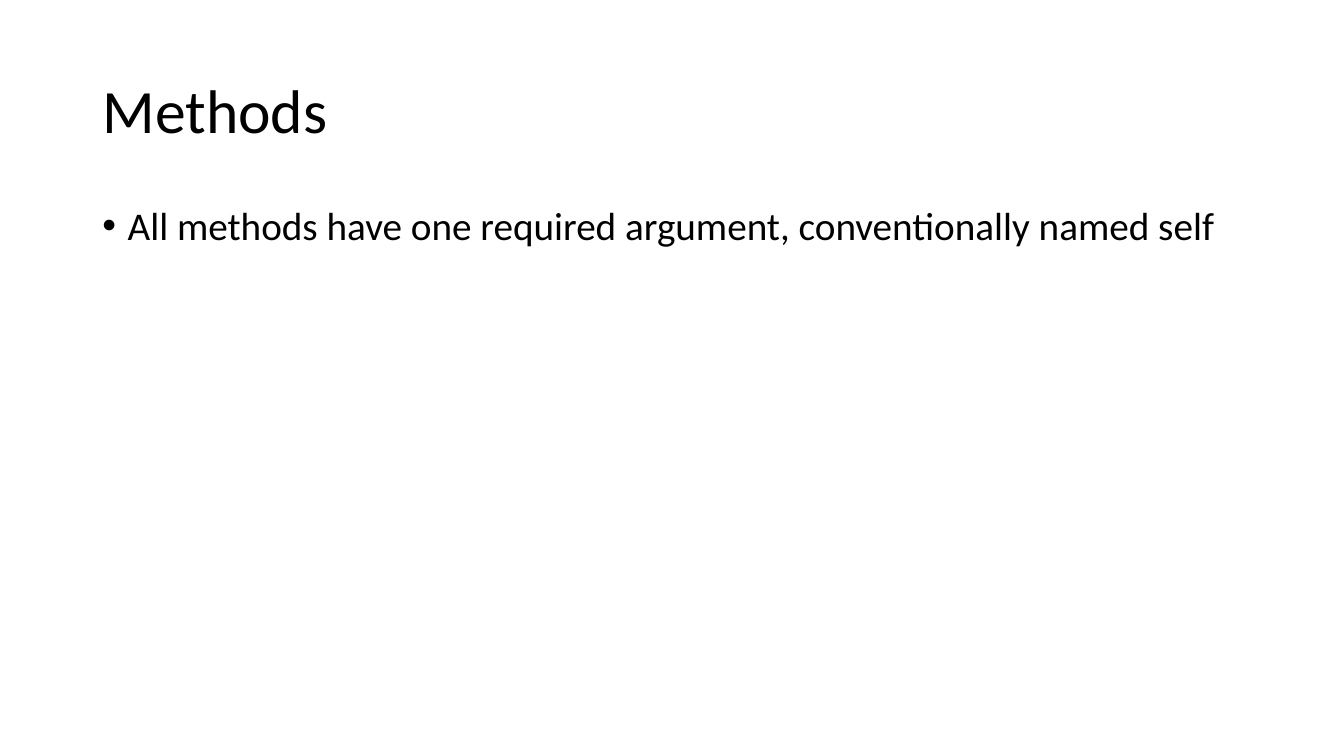
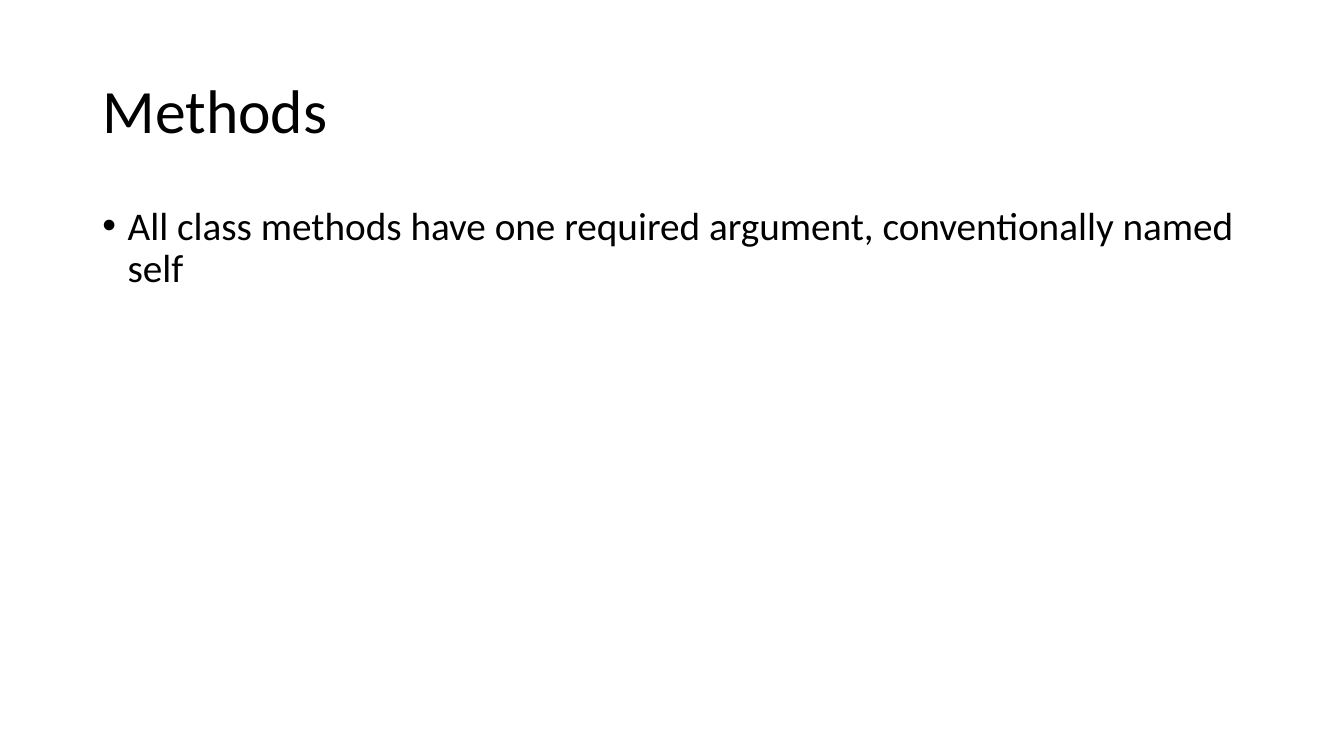
Before and after one commit to onionmccabbage/pythonTrainingMar2021, a slide deck: slide 38 of Python_Preso_Mar2021.pptx. Drawn at 1344x756 pixels with LibreOffice and Linux fonts; fonts in the diff are those of the drawing. Boxes give left, top, right and bottom in pixels: in the first picture for what was removed or moved away, otherwise in the second. Text is boxed around its words. In the diff, an @@ line names an element or a change of style, - is before the commit and + after.

```diff
--- a/Python_Preso_Mar2021.pptx
+++ b/Python_Preso_Mar2021.pptx
@@ text at (x1=128, y1=212, x2=1234, y2=283): text changed @@
-• All methods have one required argument, conventionally named self
+• All class methods have one required argument, conventionally named self
```
Also in this commit, not shown: 7 other slides changed, 6 other files.
